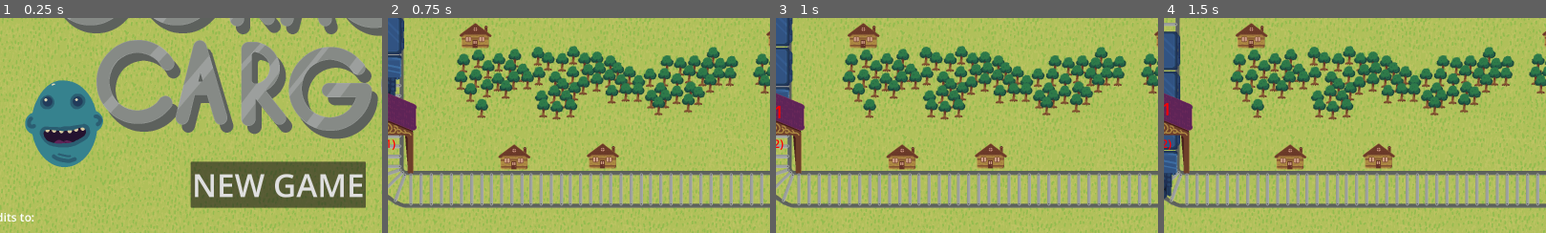
Above: before the commit, frames 1-4 (left to right).
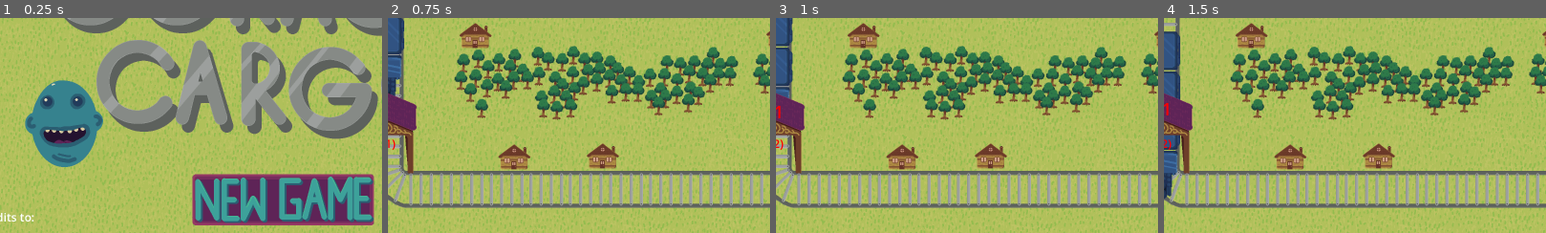
Above: after the commit, the same moments.

Repository: decadentpig/GMTK2025
Game: Godot game, scene res://main_menu.tscn
Same seed, same stepped clock (60 frames per second), same inputs: the game is played once before the commit and once after it.
Inputs (mouse positions are % of the whole screen's width and height, from its top left; square brackets give the same spot before the commit, where the layout moved):
- Up to frame 1 (0.25 s): no input
- Up to frame 2 (0.75 s): click (50, 79) [49, 75] at 0.5 s
- Up to frame 3 (1 s): no input
- Up to frame 4 (1.5 s): move the mouse to (72, 45) at 1.27 s; click (72, 45) at 1.35 s
The pictures show only the part of the screen within x 13-63%, y 36-86%; the shares and areas given below are measured in that part.

The runs differ from the first frame. In frame 1, 14% of the frame differs, in the area x 49-98%, y 66-97%; in frame 2, nothing differs; in frame 3, nothing differs; in frame 4, nothing differs.

Commit message:
Added start button

Diff:
--- a/main_menu.tscn
+++ b/main_menu.tscn
@@ -1,8 +1,11 @@
-[gd_scene load_steps=4 format=3 uid="uid://h3npyt56js6a"]
+[gd_scene load_steps=7 format=3 uid="uid://h3npyt56js6a"]
 
 [ext_resource type="Script" uid="uid://b01333watfjur" path="res://Scripts/main_menu.gd" id="1_06t4h"]
 [ext_resource type="Texture2D" uid="uid://8sw8ysvs5ggl" path="res://Assets/Background.png" id="2_fu7sn"]
 [ext_resource type="Texture2D" uid="uid://b2qbpwbjvqu67" path="res://Assets/Game-Title.png" id="3_jix8l"]
+[ext_resource type="Texture2D" uid="uid://bspiqrsp0y3ti" path="res://Assets/Button-Newgame-unhovered.png" id="4_nlkkf"]
+[ext_resource type="Texture2D" uid="uid://cy3pdhoowx2en" path="res://Assets/Button-Newgame-clicked.png" id="5_qe12f"]
+[ext_resource type="Texture2D" uid="uid://bepka5v0qks30" path="res://Assets/Button-Newgame-hovered.png" id="6_8qtwp"]
 
 [node name="Main_Menu" type="Node2D"]
 script = ExtResource("1_06t4h")
@@ -38,13 +41,14 @@
 - JDSherbert
 - FableFly Music"
 
-[node name="New_Game_Button" type="Button" parent="."]
-offset_left = 908.0
-offset_top = 943.0
-offset_right = 1458.0
-offset_bottom = 1088.0
-theme_override_font_sizes/font_size = 100
-text = "NEW GAME"
+[node name="New_Game_Button" type="TextureButton" parent="."]
+offset_left = 914.0
+offset_top = 983.0
+offset_right = 1484.0
+offset_bottom = 1143.0
+texture_normal = ExtResource("4_nlkkf")
+texture_pressed = ExtResource("5_qe12f")
+texture_hover = ExtResource("6_8qtwp")
 metadata/_edit_use_anchors_ = true
 
 [connection signal="pressed" from="New_Game_Button" to="." method="_on_new_game_button_pressed"]
